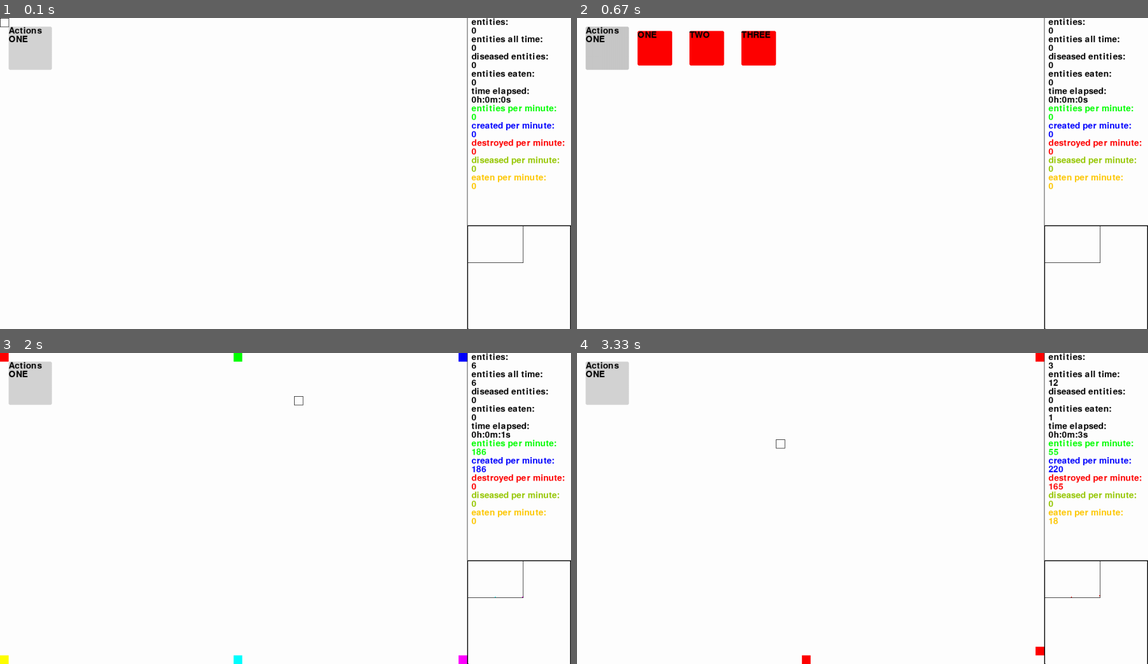
Above: before the commit, frames 1-4 (two rows, left to right).
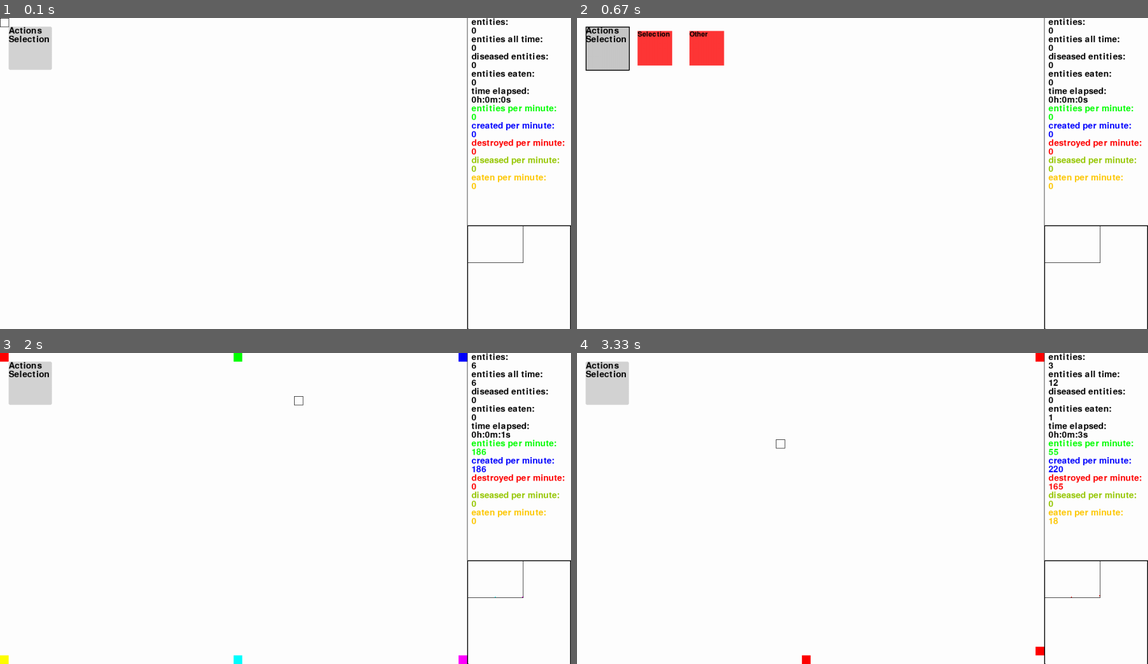
Above: after the commit, the same moments.

Repository: sbwhitt/pygame-life-simulation
Game: pygame game, started from main.py
The game is run twice, just before and just after one commit, with the same random seed, the same clock (stepped at 60 frames per second) and the same inputs.
Inputs (mouse positions are in pixels of both pictures, inside the frame that each line leads up to):
- Up to frame 1 (0.1 s): no input
- Up to frame 2 (0.67 s): click "Actions" at 0.38 s
- Up to frame 3 (2 s): click (79, 384) at 0.72 s, where only the run after the commit has a clickable "Selection"; tap Enter at 1 s; tap E at 1.33 s; click (296, 402) at 1.72 s
- Up to frame 4 (3.33 s): tap E at 2 s; tap X at 2.33, 3.07 s; click (782, 443) at 2.72 s; tap 1 at 3.15 s

The runs differ from the first frame. In frame 1, less than 0.1% of the frame differs, in the area x 1-9%, y 5-8%; in frame 2, 2.3%, in the area x 1-35%, y 2-17%; in frame 3, less than 0.1%; in frame 4, less than 0.1%.

Commit message:
add picker menu option hover

Diff:
--- a/src/picker.py
+++ b/src/picker.py
@@ -10,15 +10,28 @@
         self.width = width
         self.height = height
         self.pos = pos
+        self.rect = pygame.rect.Rect(self.pos[0], self.pos[1], self.width, self.height)
         self.selected = False
+        self.font = self._init_font()
 
-    def render(self, screen: pygame.display, font: pygame.font.Font) -> None:
-        r = pygame.rect.Rect(self.pos[0], self.pos[1], self.width, self.height)
-        pygame.draw.rect(screen, colors.RED, r, border_radius=3)
-        self._render_option_text(screen, font)
+    def render(self, screen: pygame.display) -> None:
+        if utils.within_rect(pygame.mouse.get_pos(), self.rect):
+            pygame.draw.rect(screen, colors.RED, self.rect)
+            pygame.draw.lines(screen, colors.BLACK, True, utils.get_rect_outline(self.rect), 2)
+        else:
+            utils.draw_rect_alpha(screen, utils.get_color_transparent(colors.RED, 200), self.rect)
+        self._render_option_text(screen)
 
-    def _render_option_text(self, screen: pygame.display, font: pygame.font.Font) -> None:
-        f = font.render(self.option, True, colors.BLACK)
+    # helpers
+
+    def _init_font(self) -> pygame.font.Font:
+        pygame.init()
+        pygame.font.init()
+        return pygame.font.Font(
+            pygame.font.get_default_font(), settings.FONT_SIZE_SMALLER)
+
+    def _render_option_text(self, screen: pygame.display) -> None:
+        f = self.font.render(self.option, True, colors.BLACK)
         screen.blit(f, self.pos)
 
 
@@ -27,42 +40,37 @@
         self.width = width
         self.height = height
         self.pos = pos
+        self.rect = pygame.rect.Rect(self.pos[0], self.pos[1], self.width, self.height)
         self.options = []
         self.options_size = settings.PICKER_OPTION_SIZE
         self.menu_open = False
         self.margin = 20
         self.font = self._init_font()
         self.menu_title = "Actions"
-        self._build_options(["ONE", "TWO", "THREE"])
+        self._build_options(["Selection", "Other"])
         self.selected_option = None if len(self.options) < 1 else self.options[0]
 
     def render(self, screen: pygame.display) -> None:
-        r = pygame.rect.Rect(self.pos[0], self.pos[1], self.width, self.height)
         color = colors.GRAY
         if self._contains_mouse(pygame.mouse.get_pos()) or self.menu_open:
-            pygame.draw.rect(screen, color, r, border_radius=3)
+            pygame.draw.rect(screen, color, self.rect)
+            pygame.draw.lines(screen, colors.BLACK, True, utils.get_rect_outline(self.rect), 2)
         else:
             color = utils.get_color_transparent(colors.GRAY, 200)
-            utils.draw_rect_alpha(screen, color, r, 3)
+            utils.draw_rect_alpha(screen, color, self.rect, 3)
         self._render_menu_text(screen)
         if self.menu_open:
             self._render_menu_options(screen)
 
     def contains_click(self, pos: tuple, button: int) -> bool:
         if button == settings.LEFT_CLICK:
-            return (pos[0] >= self.pos[0] and
-                    pos[0] <= self.pos[0]+self.width and
-                    pos[1] >= self.pos[1] and
-                    pos[1] <= self.pos[1]+self.width)
+            return utils.within_rect(pos, self.rect)
 
     def contains_option_click(self, pos: tuple, button: int) -> bool:
         if button == settings.LEFT_CLICK:
             o: MenuOption
             for o in self.options:
-                if (pos[0] >= o.pos[0] and
-                    pos[0] <= o.pos[0]+o.width and
-                    pos[1] >= o.pos[1] and
-                    pos[1] <= o.pos[1]+o.width):
+                if utils.within_rect(pos, o.rect):
                     self._pick_option(o)
                     return True
         return False
@@ -84,8 +92,9 @@
     def _render_menu_options(self, screen: pygame.display) -> None:
         if not self.menu_open:
             return
+        o: MenuOption
         for o in self.options:
-            o.render(screen, self.font)
+            o.render(screen)
 
     def _render_menu_text(self, screen: pygame.display) -> None:
         f = self.font.render(self.menu_title, True, colors.BLACK)
--- a/src/utils.py
+++ b/src/utils.py
@@ -71,6 +71,13 @@
         subtract_twoples(rect.bottomleft, offset)
     ]
 
+def within_rect(pos: tuple, rect: pygame.rect.Rect) -> bool:
+    '''Returns whether or not the given position is within the given rect boundaries'''
+    return (pos[0] >= rect.left and
+            pos[0] <= rect.right and
+            pos[1] >= rect.top and
+            pos[1] <= rect.bottom)
+
 # source: https://stackoverflow.com/questions/6339057/draw-a-transparent-rectangles-and-polygons-in-pygame
 def draw_rect_alpha(surface, color, rect, border_radius=-1):
     shape_surf = pygame.Surface(pygame.Rect(rect).size, pygame.SRCALPHA)
--- a/static/settings.py
+++ b/static/settings.py
@@ -10,7 +10,7 @@
 STATS_WIDTH = 240
 FONT_SIZE = 20
 FONT_SIZE_BIGGER = 40
-FONT_SIZE_SMALLER = 10
+FONT_SIZE_SMALLER = 16
 PICKER_MENU_WIDTH = 100
 PICKER_OPTION_SIZE = 80
 
